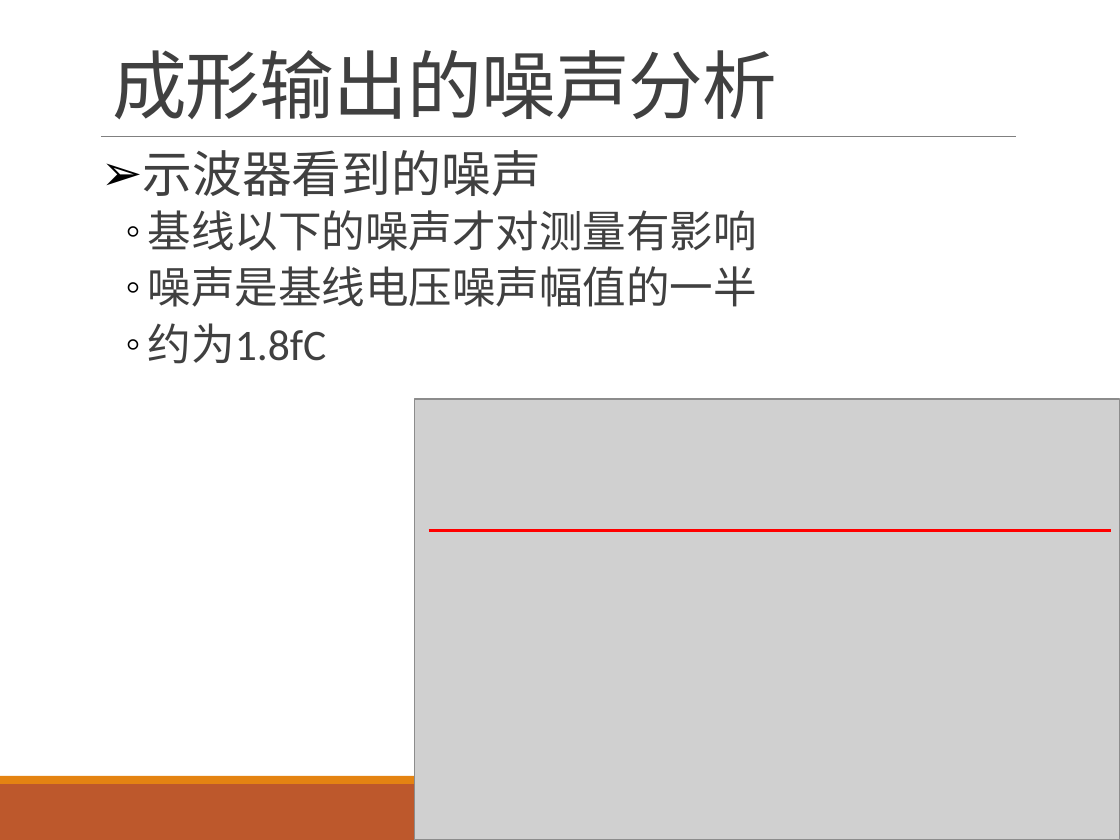
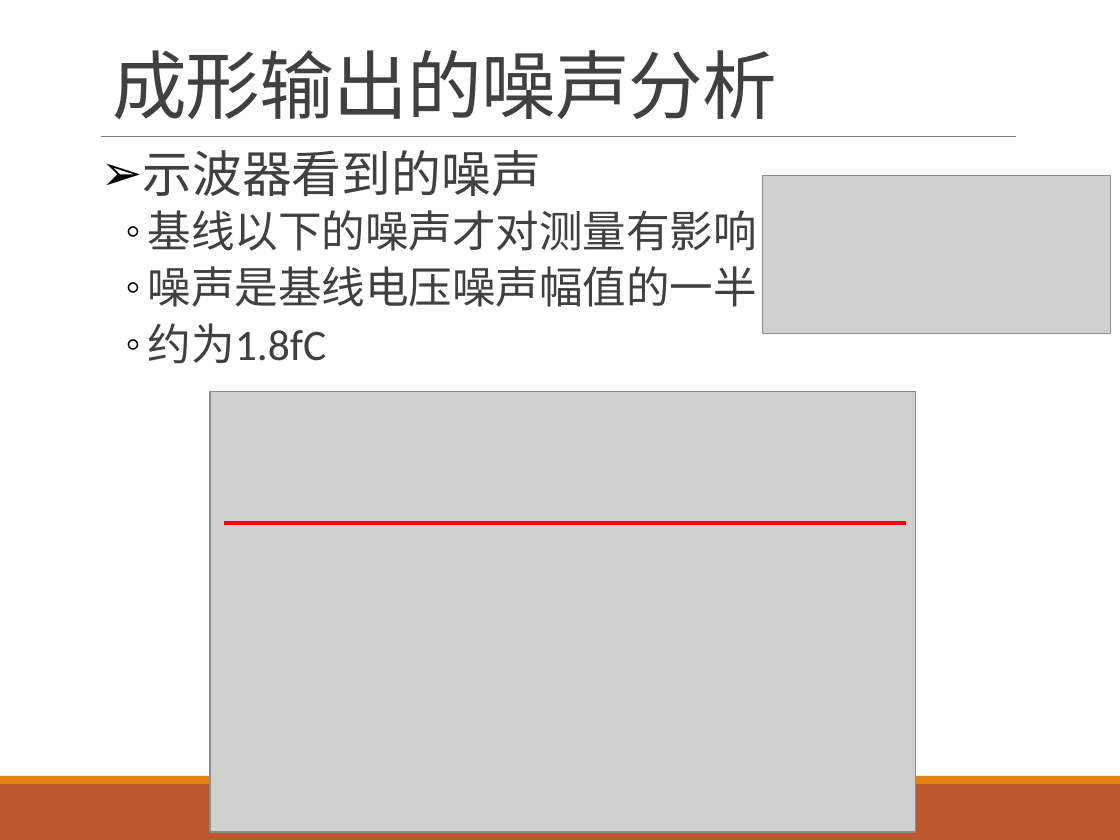
Before and after one commit to wyu0725/SDHCAL_DAQ, a slide deck: slide 2 of Slides/SDHCAL_20170509.pptx. Drawn at 1120x840 pixels with LibreOffice and Linux fonts; fonts in the diff are those of the drawing; grey boxes stand for pictures. Boxes give left, top, right and bottom in pixels: in the first picture for what was removed or moved away, otherwise in the second. Text is boxed around its words. In the diff, an @@ line names an element or a change of style, - is before the commit and + after.

```diff
--- a/Slides/SDHCAL_20170509.pptx
+++ b/Slides/SDHCAL_20170509.pptx
@@ picture added at (763,176,1111,334) @@
@@ picture: place and size @@
-picture at (414,399,1120,840)
+picture at (211,391,916,832)
@@ line moved from (429, 531) - (1111, 531) to (224, 523) - (906, 523) @@
```
Also in this commit, not shown: 3 other slides changed, 1 other file.
